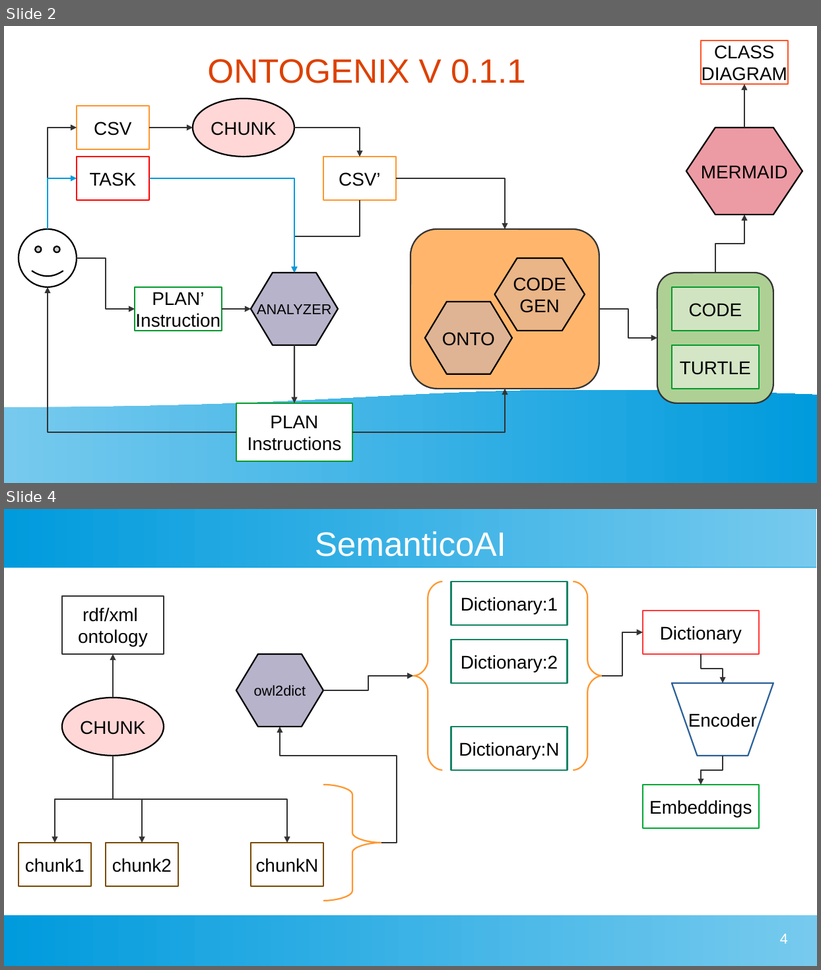
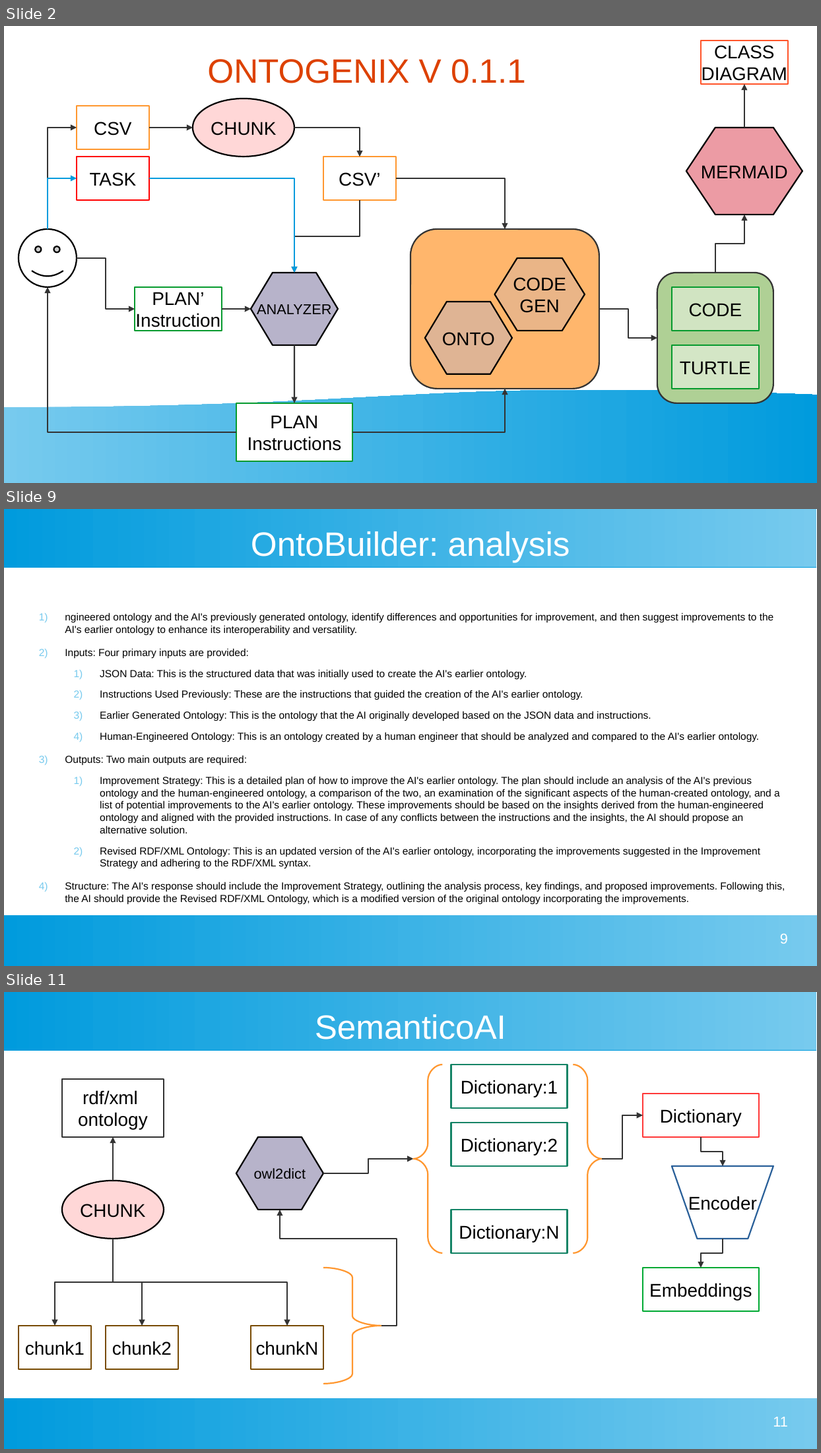
Before and after one commit to tecnomod-um/OntoGenix, a slide deck: IDEAS.odp. Shown one above the other, each under a label of ours: slides 2 and 4 before the commit, slides 2, 9 and 11 after it; the slides between them are not shown. The pictures are 821x970 and 821x1453 pixels, drawn with LibreOffice and Linux fonts; fonts in the diff are those of the drawing. Boxes give left, top, right and bottom in pixels: in the first picture for what was removed or moved away, otherwise in the second. Text is boxed around its words. In the diff, an @@ line names an element or a change of style, - is before the commit and + after.

```diff
--- a/IDEAS.odp
+++ b/IDEAS.odp
@@ slide 9 added at (4,509,817,966), background #FFFFFF; not listed: 2 template elements that a slide beside it also shows @@
@@ title added at (251,531,570,562), 33 pt, text #FFFFFF @@
+OntoBuilder: analysis
@@ text added at (65,613,785,904), 10 pt, text #000000 @@
+1) ngineered ontology and the AI's previously generated ontology, identify differences and opportunities for improvement, and then suggest improvements to the AI's earlier ontology to enhance its interoperability and versatility.
+2) Inputs: Four primary inputs are provided:
+  1) JSON Data: This is the structured data that was initially used to create the AI's earlier ontology.
+  2) Instructions Used Previously: These are the instructions that guided the creation of the AI's earlier ontology.
+  3) Earlier Generated Ontology: This is the ontology that the AI originally developed based on the JSON data and instructions.
+  4) Human-Engineered Ontology: This is an ontology created by a human engineer that should be analyzed and compared to the AI's earlier ontology.
+3) Outputs: Two main outputs are required:
+  1) Improvement Strategy: This is a detailed plan of how to improve the AI's earlier ontology. The plan should include an analysis of the AI's previous ontology and the human-engineered ontology, a comparison of the two, an examination of the significant aspects of the human-created ontology, and a list of potential improvements to the AI's earlier ontology. These improvements should be based on the insights derived from the human-engineered ontology and aligned with the provided instructions. In case of any conflicts between the instructions and the insights, the AI should propose an alternative solution.
+  2) Revised RDF/XML Ontology: This is an updated version of the AI's earlier ontology, incorporating the improvements suggested in the Improvement Strategy and adhering to the RDF/XML syntax.
+4) Structure: The AI's response should include the Improvement Strategy, outlining the analysis process, key findings, and proposed improvements. Following this, the AI should provide the Revised RDF/XML Ontology, which is a modified version of the original ontology incorporating the improvements.
@@ page number added at (780,934,788,944), 14 pt, text #FFFFFF @@
+9
@@ what was slide 4 is now slide 11 @@
@@ page number at (773,1417,788,1427): text changed @@
-4
+11
```
Also in this commit, not shown: 1 slide changed, 6 other slides added, 3 other files.
